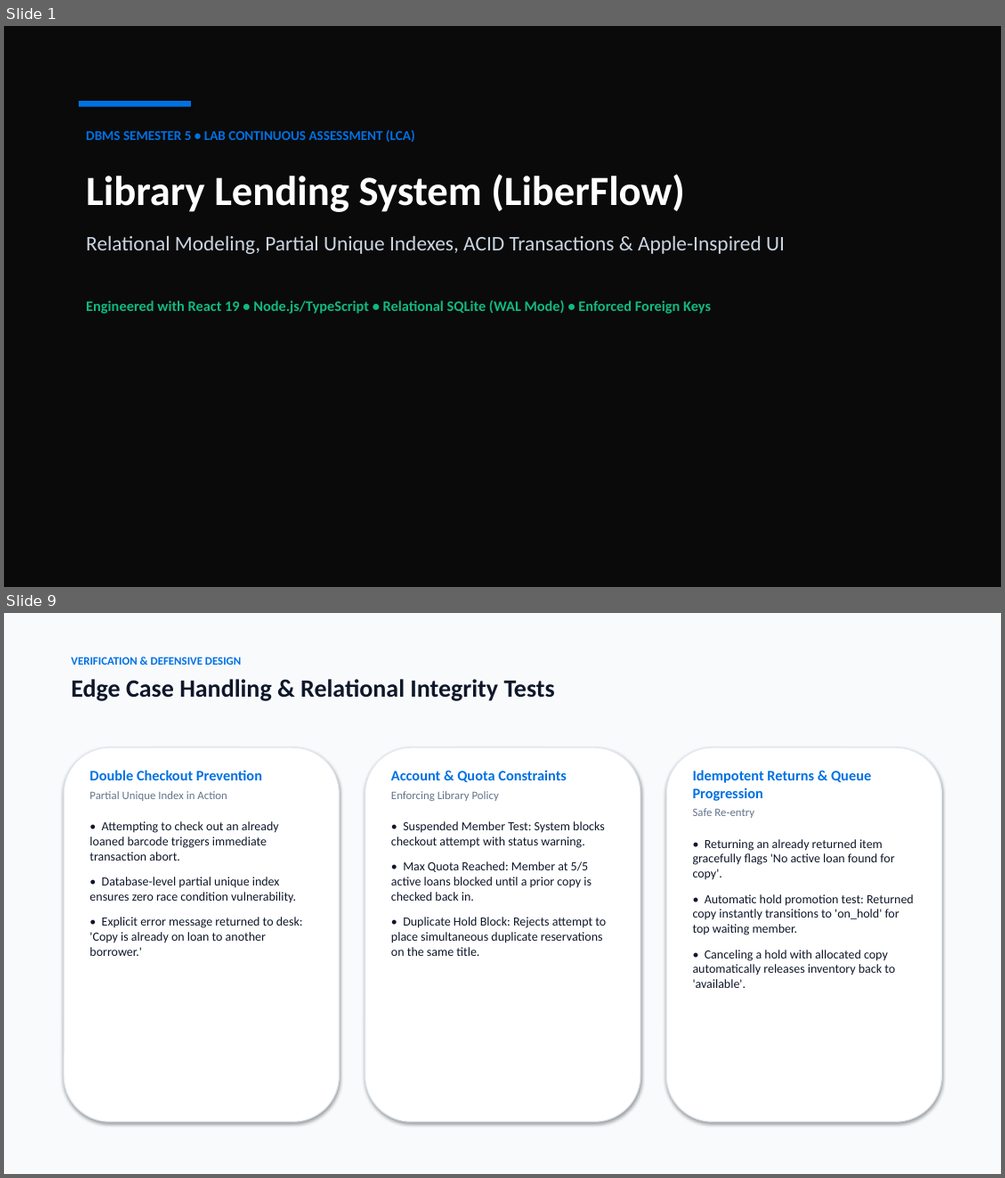
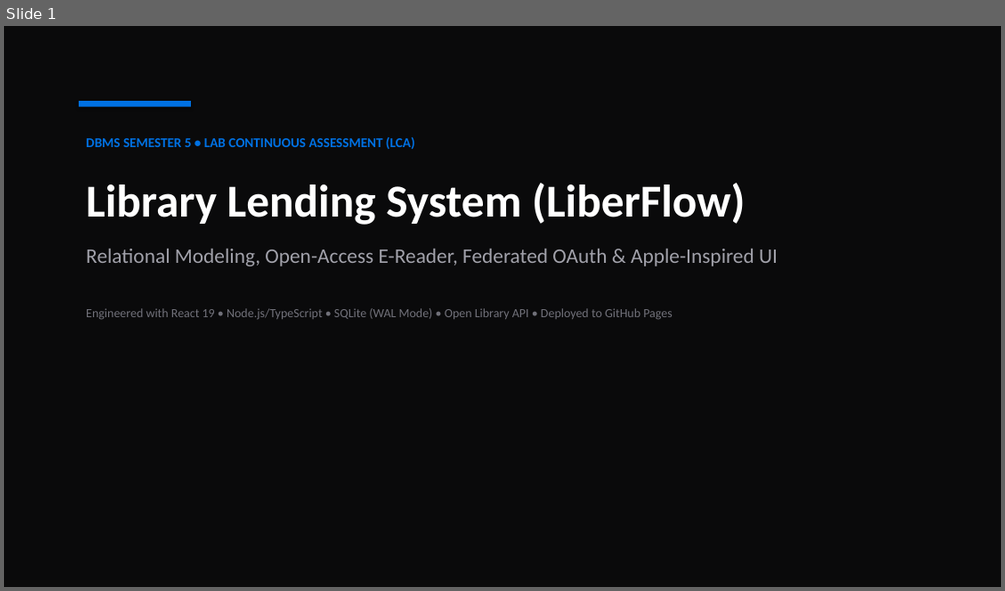
Before and after one commit to themellowhost/library-lending-system, a slide deck: Library_Lending_System_Presentation.pptx. Shown one above the other, each under a label of ours: slides 1 and 9 before the commit, slide 1 after it; the slides between them are not shown. The pictures are 1005x1178 and 1005x591 pixels, drawn with LibreOffice and Linux fonts; fonts in the diff are those of the drawing. Boxes give left, top, right and bottom in pixels: in the first picture for what was removed or moved away, otherwise in the second. Text is boxed around its words. In the diff, an @@ line names an element or a change of style, - is before the commit and + after.

Commit message:
docs: Update presentation deck to include open-access e-reader, RBAC role views, federated OAuth, and renewal engine

```diff
--- a/Library_Lending_System_Presentation.pptx
+++ b/Library_Lending_System_Presentation.pptx
@@ slide 9 removed at [4, 613, 1001, 1174], background #FFFFFF @@
@@ rectangle removed at [4, 613, 1001, 1174] @@
@@ text removed at [71, 657, 555, 701] @@
-VERIFICATION & DEFENSIVE DESIGN
-Edge Case Handling & Relational Integrity Tests
@@ rounded rectangle removed at [64, 747, 339, 1121] @@
@@ text removed at [89, 770, 303, 956] @@
-Double Checkout Prevention
-Partial Unique Index in Action
-• Attempting to check out an already loaned barcode triggers immediate transaction abort.
-• Database-level partial unique index ensures zero race condition vulnerability.
-• Explicit error message returned to desk: 'Copy is already on loan to another borrower.'
@@ rounded rectangle removed at [365, 747, 640, 1121] @@
@@ text removed at [391, 770, 606, 956] @@
-Account & Quota Constraints
-Enforcing Library Policy
-• Suspended Member Test: System blocks checkout attempt with status warning.
-• Max Quota Reached: Member at 5/5 active loans blocked until a prior copy is checked back in.
-• Duplicate Hold Block: Rejects attempt to place simultaneous duplicate reservations on the same title.
@@ rounded rectangle removed at [666, 747, 942, 1121] @@
@@ text removed at [693, 770, 914, 988] @@
-Idempotent Returns & Queue Progression
-Safe Re-entry
-• Returning an already returned item gracefully flags 'No active loan found for copy'.
-• Automatic hold promotion test: Returned copy instantly transitions to 'on_hold' for top waiting member.
-• Canceling a hold with allocated copy automatically releases inventory back to 'available'.
@@ slide 1 changed as well @@
@@ text "DBMS SEMESTER 5 • LAB ...": place and size @@
-text "DBMS SEMESTER 5 • LAB ..." at [86, 130, 785, 313]
+text "DBMS SEMESTER 5 • LAB ..." at [86, 137, 777, 320]
@@ text at [86, 183, 745, 224]: size 40 to 44 pt in "Library Lending System (LiberFlow)" @@
@@ text at [86, 248, 777, 320]: text changed; size 14 to 12 pt; text colour #10B981 to #71717A; bold off @@
-Relational Modeling, Partial Unique Indexes, ACID Transactions & Apple-Inspired UI
-Engineered with React 19 • Node.js/TypeScript • Relational SQLite (WAL Mode) • Enforced Foreign Keys
+Relational Modeling, Open-Access E-Reader, Federated OAuth & Apple-Inspired UI
+Engineered with React 19 • Node.js/TypeScript • SQLite (WAL Mode) • Open Library API • Deployed to GitHub Pages
```
Also in this commit, not shown: 7 other slides changed, 2 slides added, 1 other slide removed, 1 other file.
